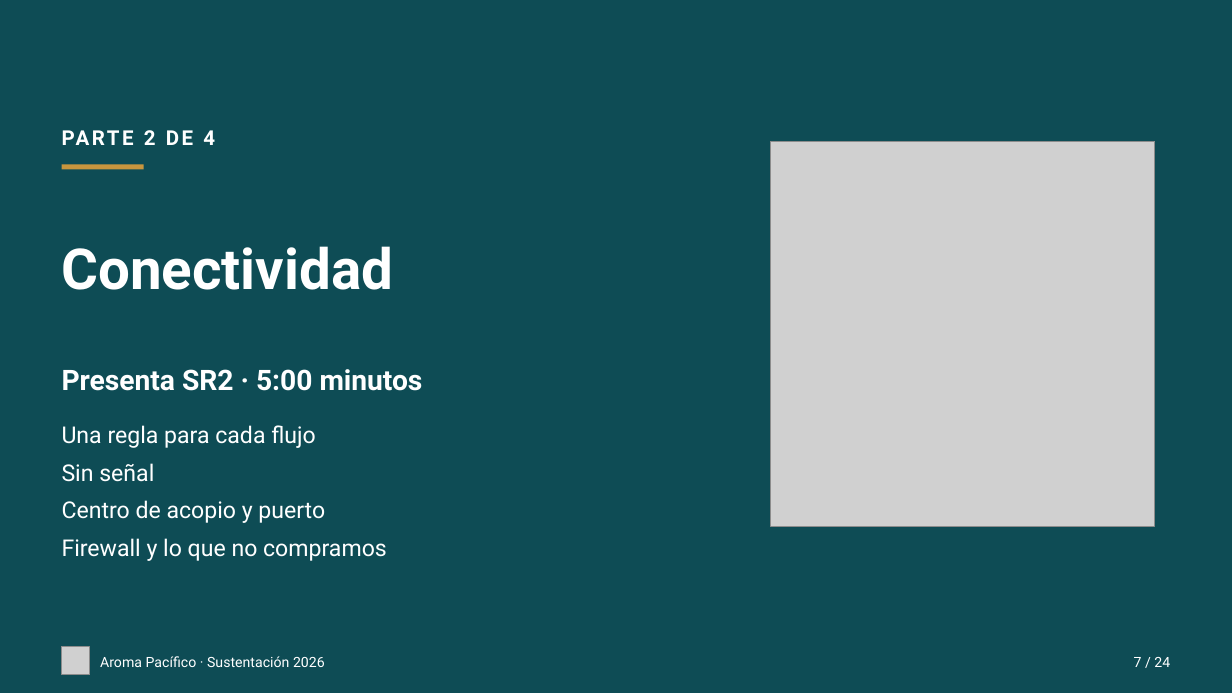
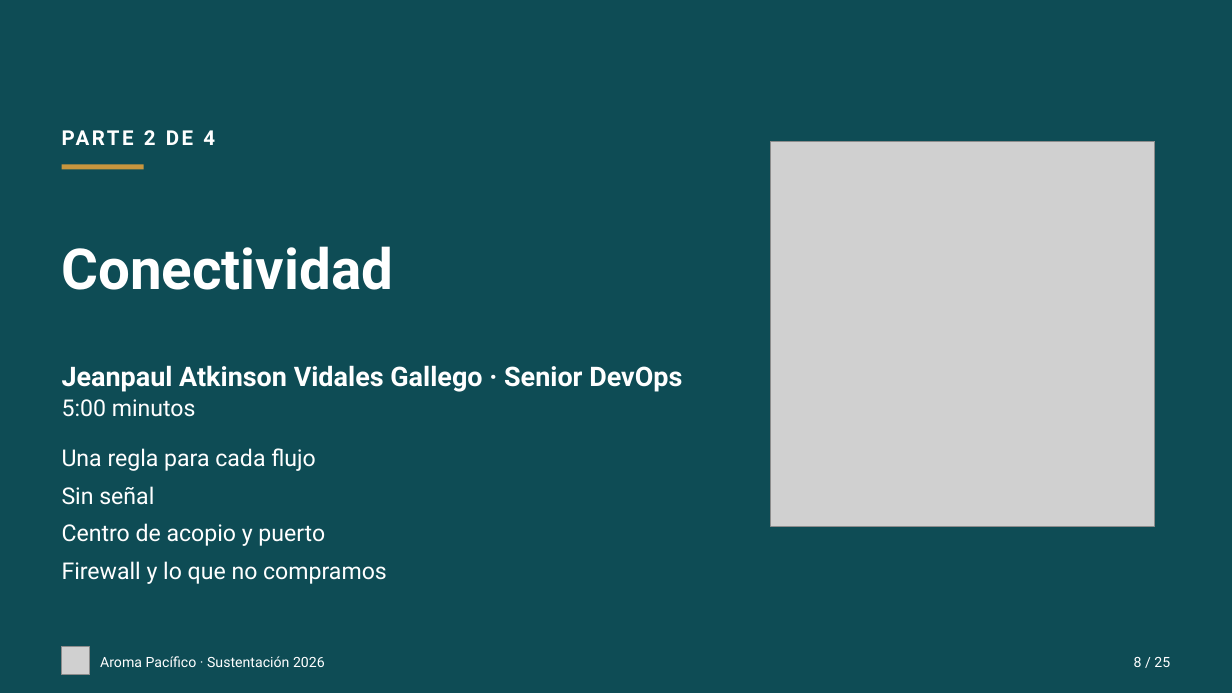
Before and after one commit to aroma-pacifico/aroma-pacifico-presentation, a slide deck: slide 8 of deck/aroma-pacifico-sustentacion.pptx (slide 7 before the commit). Drawn at 1232x693 pixels with LibreOffice and Linux fonts; fonts in the diff are those of the drawing; grey boxes stand for pictures. Boxes give left, top, right and bottom in pixels: in the first picture for what was removed or moved away, otherwise in the second. Text is boxed around its words. In the diff, an @@ line names an element or a change of style, - is before the commit and + after.

```diff
--- a/deck/aroma-pacifico-sustentacion.pptx
+++ b/deck/aroma-pacifico-sustentacion.pptx
@@ text at (62, 365, 682, 417): text changed; size 22 to 21 pt @@
-Presenta SR2 · 5:00 minutos
+Jeanpaul Atkinson Vidales Gallego · Senior DevOps
+5:00 minutos
@@ text "Una regla para cada flujo": place and size @@
-text "Una regla para cada flujo" at (62, 425, 387, 561)
+text "Una regla para cada flujo" at (62, 448, 387, 584)
@@ text at (1134, 657, 1170, 667): text changed @@
-7 / 24
+8 / 25
```
Also in this commit, not shown: 23 other slides changed, 1 slide added, 32 other files.
